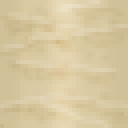
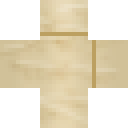
Two versions of the same layered image (128x128). Layer-by-layer changes:
added layer "Ebene 3" above "Ebene 2" over [40, 32, 96, 88]
painted on "Ebene 2" over [0, 0, 128, 128]
